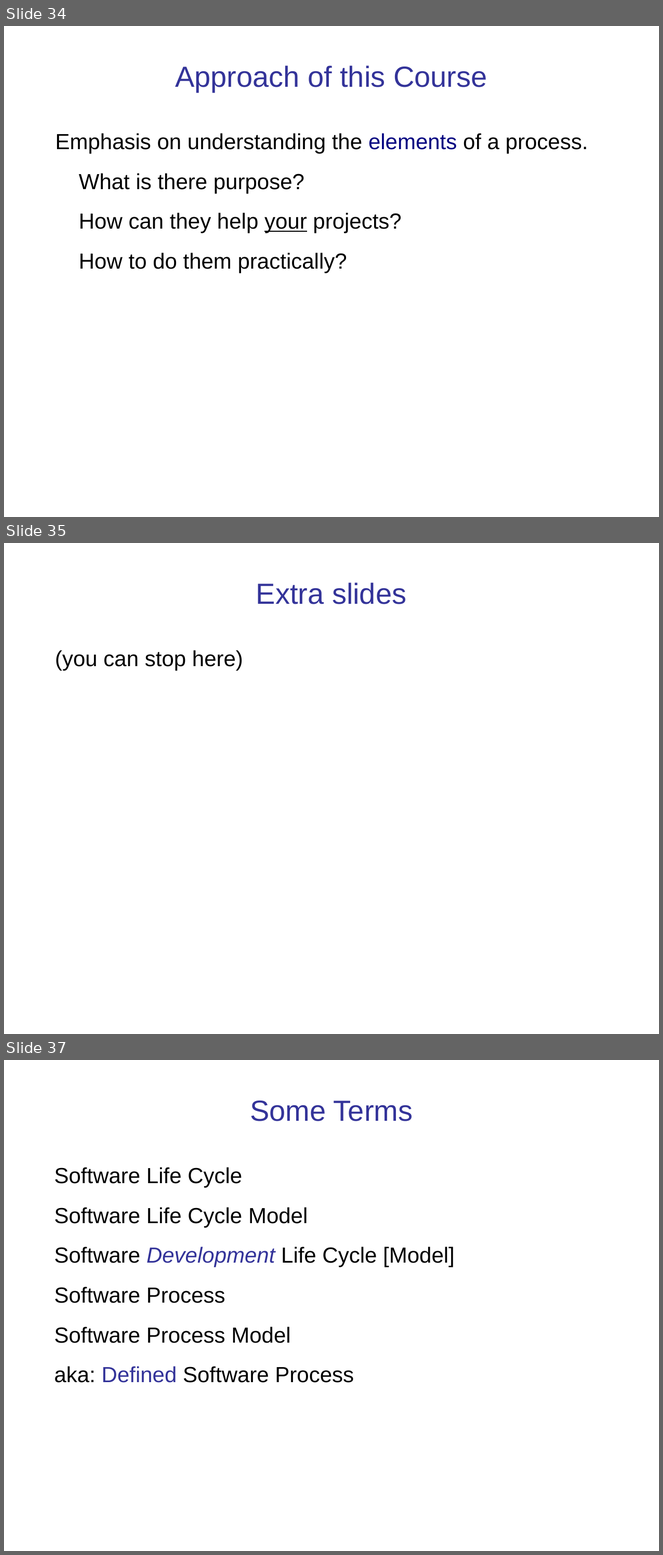
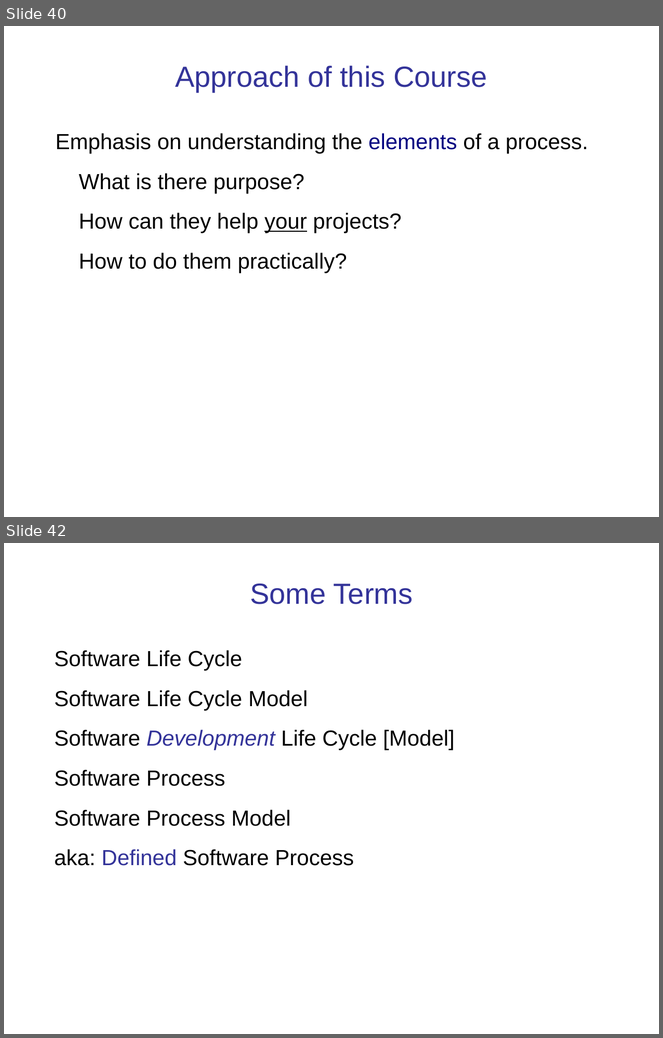
Before and after one commit to cpske/ISP, a slide deck: intro/Introduction-software-process.ppt. Shown one above the other, each under a label of ours: slides 34, 35 and 37 before the commit, slides 40 and 42 after it; the slides between them are not shown. The pictures are 663x1555 and 663x1038 pixels, drawn with LibreOffice and Linux fonts; fonts in the diff are those of the drawing. Boxes give left, top, right and bottom in pixels: in the first picture for what was removed or moved away, otherwise in the second. Text is boxed around its words. In the diff, an @@ line names an element or a change of style, - is before the commit and + after.

```diff
--- a/intro/Introduction-software-process.ppt
+++ b/intro/Introduction-software-process.ppt
@@ slide 35 removed at box(4, 543, 659, 1034), background #FFFFFF @@
@@ title removed at box(256, 583, 406, 604) @@
-Extra slides
@@ text removed at box(55, 650, 243, 670) @@
-(you can stop here)
@@ what was slide 34 is now slide 40 @@
@@ what was slide 37 is now slide 42 @@
```
Also in this commit, not shown: 8 slides changed, 6 slides added, 1 other slide removed, 2 other files.
